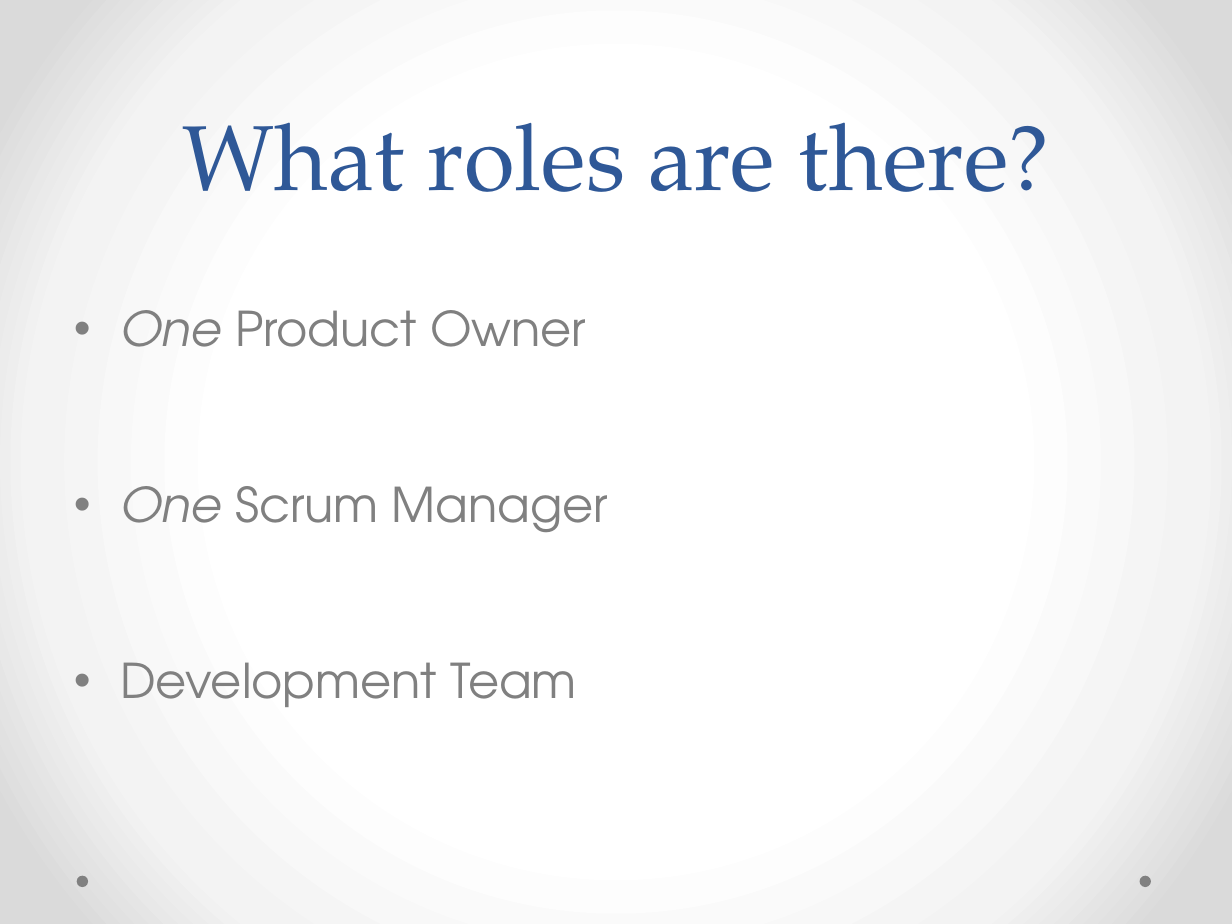
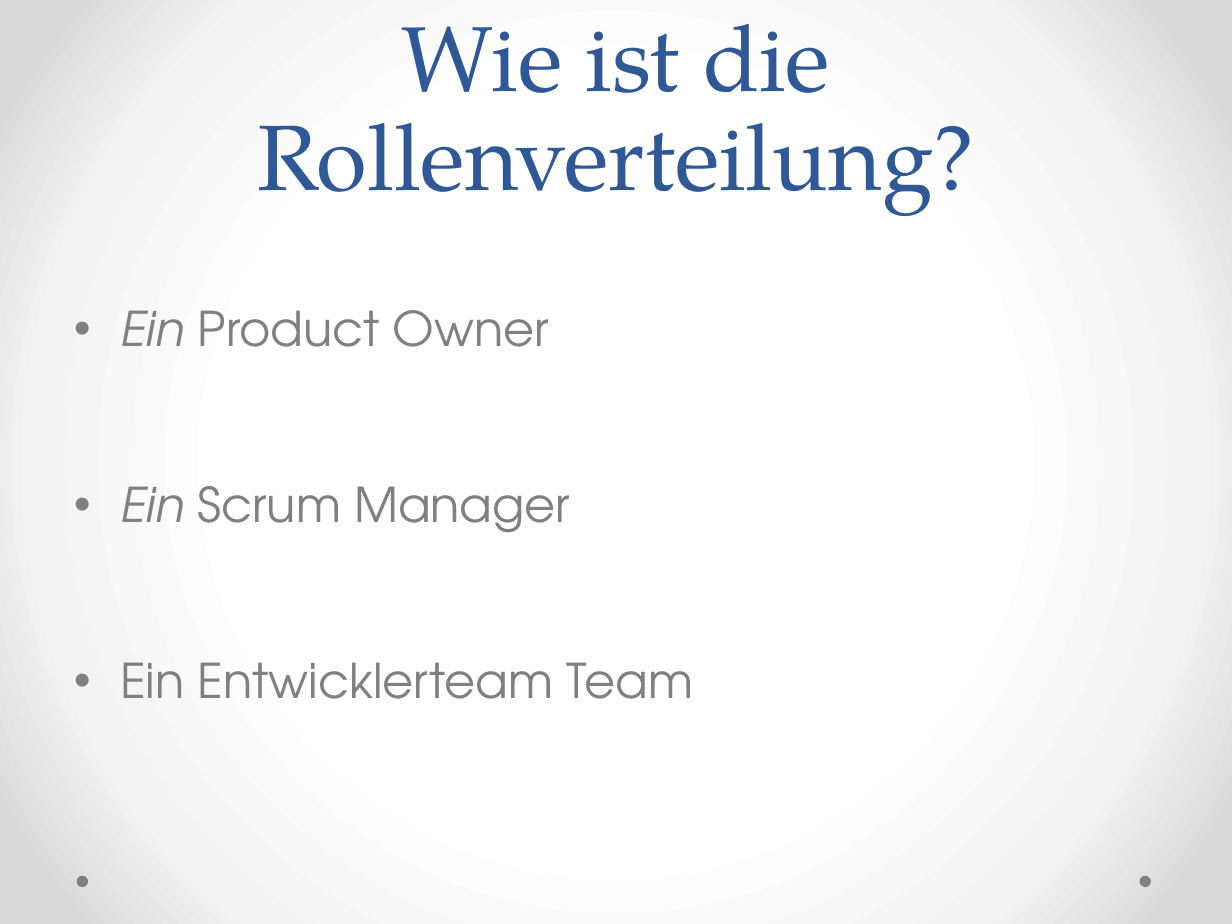
Before and after one commit to Medardus2004/ScrumPresentation, a slide deck: slide 7 of Scrum.pptx (slide 4 before the commit). Drawn at 1232x924 pixels with LibreOffice and Linux fonts; fonts in the diff are those of the drawing. Boxes give left, top, right and bottom in pixels: in the first picture for what was removed or moved away, otherwise in the second. Text is boxed around its words. In the diff, an @@ line names an element or a change of style, - is before the commit and + after.

Commit message:
ScrumPresentation halb deutsch

```diff
--- a/Scrum.pptx
+++ b/Scrum.pptx
@@ title at [257,24,974,216]: text changed @@
-What roles are there?
+Wie ist die Rollenverteilung?
@@ text at [120,310,693,699]: text changed @@
-• One Product Owner
-• One Scrum Manager
-• Development Team
+• Ein Product Owner
+• Ein Scrum Manager
+• Ein Entwicklerteam Team
```
Also in this commit, not shown: 7 other slides changed, 9 slides added, 1 slide removed, 6 other files.
